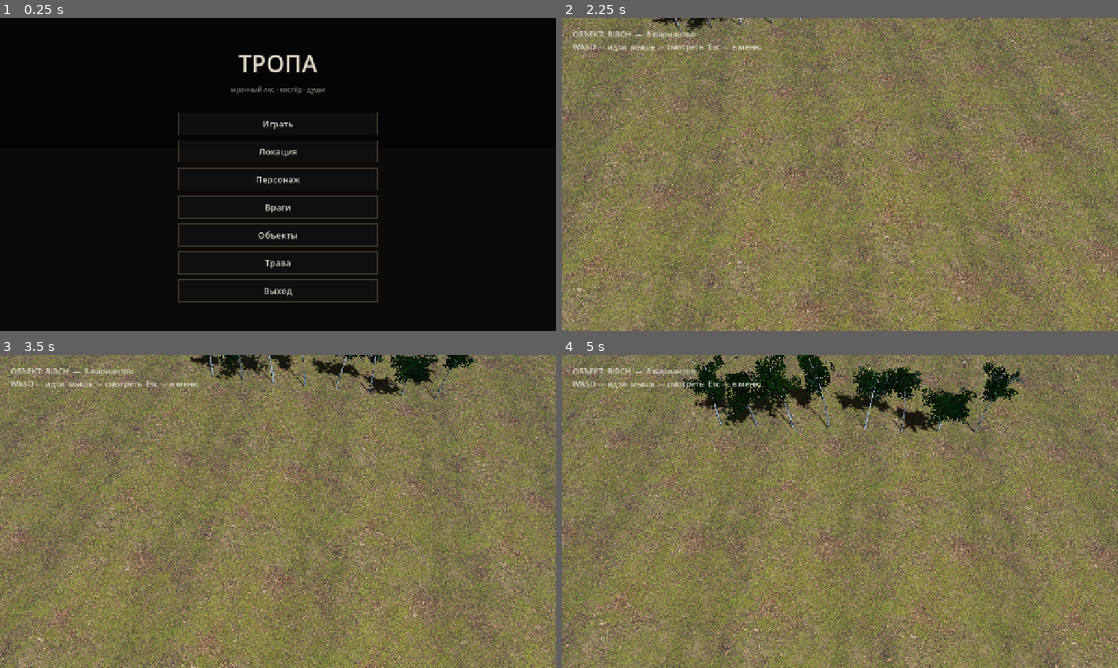
Above: before the commit, frames 1-4 (two rows, left to right).
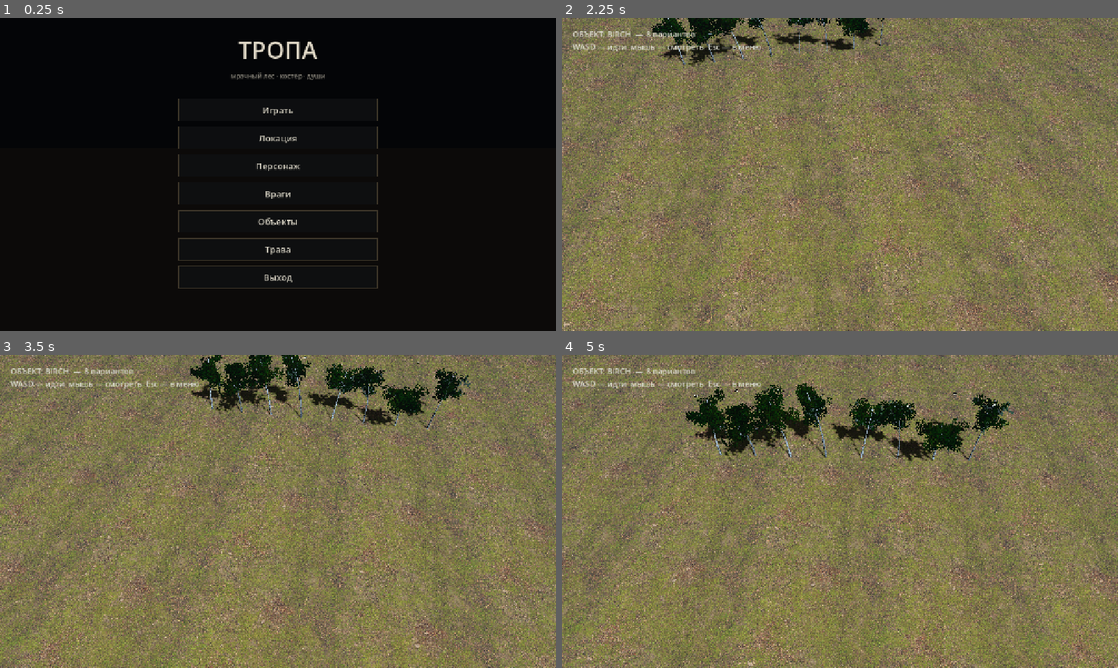
Above: after the commit, the same moments.

Repository: Dronec00/tropa
Game: Godot game, scene res://scenes/menu.tscn
Two runs of this game, one before a commit and one after it. Both use one fixed random seed, a clock stepped at 60 frames per second and the inputs below.
Inputs (mouse positions are in pixels of both pictures, inside the frame that each line leads up to):
- Up to frame 1 (0.25 s): no input
- Up to frame 2 (2.25 s): click "Объекты" at 0.5 s; click "Берёза" at 1.25 s; tap Enter at 2 s; move the mouse to (867, 174) at 2.02 s; hold W from 2.03 s (still down); tap 1 at 2.1 s; click (867, 174) at 2.17 s
- Up to frame 3 (3.5 s): keep holding W; tap Space at 2.27, 3.02 s; move the mouse to (250, 511) at 2.77 s; tap 2 at 2.85 s
- Up to frame 4 (5 s): keep holding W; move the mouse to (851, 505) at 3.52 s; tap 3 at 3.6 s; move the mouse to (834, 517) at 4.27 s; tap Shift at 4.35 s; click (834, 517) at 4.42 s; tap Space at 4.52 s

The runs differ from the first frame. In frame 1, 4.0% of the frame differs, in the area x 32-68%, y 7-91%; in frame 2, 52%; in frame 3, 53%; in frame 4, 55%, in the area x 0-100%, y 0-100%.

Commit message:
Прокрутка в меню
- списки в MenuContainer + ScrollContainer: не влезающие пункты листаются колесом
- кнопки фиксированной ширины по центру
- при смене раздела прокрутка сбрасывается наверх
- камера витрины избы ставится отдельно, ближе

Diff:
--- a/scripts/lab_object.gd
+++ b/scripts/lab_object.gd
@@ -219,6 +219,15 @@
 	return mesh
 
 func _build_camera() -> void:
+	if _kind() == "hut":
+		_cam = Camera3D.new()
+		_cam.fov = 62.0
+		_cam.position = Vector3(0.0, 7.0, 17.0)
+		_pitch = -0.22
+		_yaw = 0.0
+		_cam.rotation = Vector3(_pitch, _yaw, 0.0)
+		add_child(_cam)
+		return
 	var row_half := _span * 0.5
 	var cam_z := row_half * 2.4
 	var cam_y := row_half * 1.2 + 2.0
--- a/scripts/menu.gd
+++ b/scripts/menu.gd
@@ -57,18 +57,37 @@
 	glow.offset_top = 300.0
 	add_child(glow)
 
+var _scroll: ScrollContainer
+
 func _setup_layout() -> void:
-	var center := CenterContainer.new()
-	center.set_anchors_and_offsets_preset(Control.PRESET_FULL_RECT)
-	add_child(center)
+	var margin := MarginContainer.new()
+	margin.set_anchors_and_offsets_preset(Control.PRESET_FULL_RECT)
+	margin.add_theme_constant_override("margin_left", 24)
+	margin.add_theme_constant_override("margin_right", 24)
+	margin.add_theme_constant_override("margin_top", 36)
+	margin.add_theme_constant_override("margin_bottom", 24)
+	add_child(margin)
+
+	_scroll = ScrollContainer.new()
+	_scroll.set_anchors_and_offsets_preset(Control.PRESET_FULL_RECT)
+	_scroll.horizontal_scroll_mode = ScrollContainer.SCROLL_MODE_DISABLED
+	_scroll.vertical_scroll_mode = ScrollContainer.SCROLL_MODE_AUTO
+	_scroll.size_flags_horizontal = Control.SIZE_EXPAND_FILL
+	_scroll.size_flags_vertical = Control.SIZE_EXPAND_FILL
+	margin.add_child(_scroll)
+
 	_box = VBoxContainer.new()
+	_box.size_flags_horizontal = Control.SIZE_EXPAND_FILL
 	_box.add_theme_constant_override("separation", 12)
-	_box.alignment = BoxContainer.ALIGNMENT_CENTER
-	center.add_child(_box)
+	_box.alignment = BoxContainer.ALIGNMENT_BEGIN
+	_scroll.add_child(_box)
 
 func _clear() -> void:
 	for child in _box.get_children():
 		child.queue_free()
+	if _scroll != null:
+		_scroll.scroll_vertical = 0
+		await get_tree().process_frame
 
 func _label(text: String, size: int, alpha: float = 1.0) -> void:
 	var l := Label.new()
@@ -82,6 +101,7 @@
 	var b := Button.new()
 	b.text = text
 	b.custom_minimum_size = Vector2(460, 52)
+	b.size_flags_horizontal = Control.SIZE_SHRINK_CENTER
 	b.add_theme_font_size_override("font_size", 20)
 	b.add_theme_color_override("font_color", Color(0.86, 0.84, 0.78))
 	b.add_theme_color_override("font_hover_color", Color(1.0, 0.94, 0.82))
Binary file added: docs/menu_scroll.png
